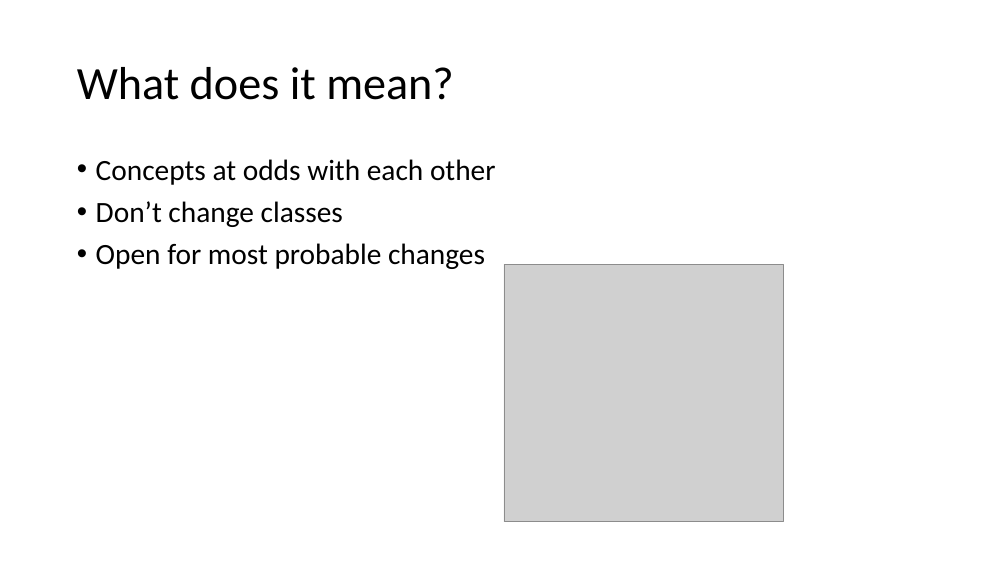
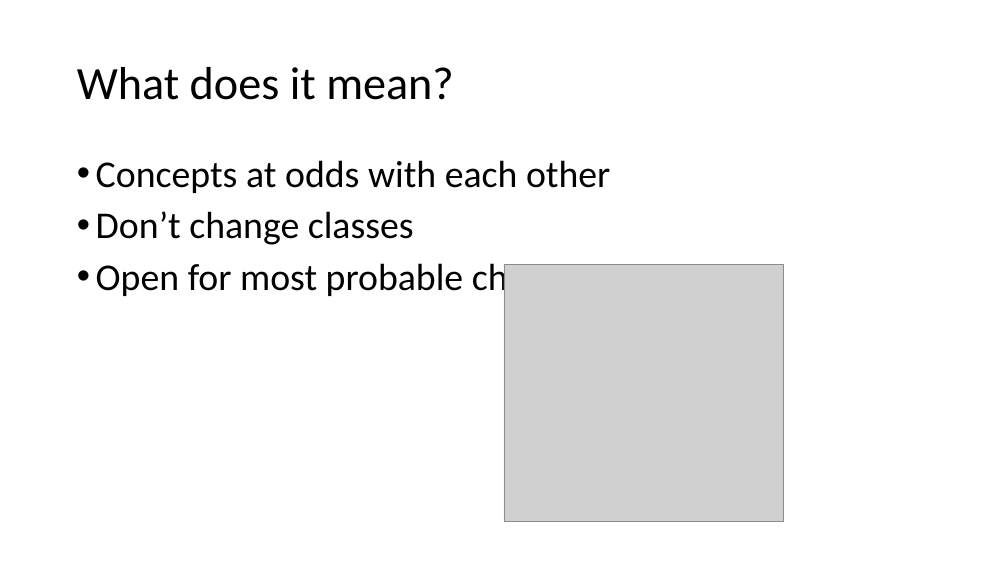
Before and after one commit to PhilipJordan/SOLID, a slide deck: slide 3 of Presentations/OCP Redux.pptx. Drawn at 1008x567 pixels with LibreOffice and Linux fonts; fonts in the diff are those of the drawing; grey boxes stand for pictures; background and template pictures are left out. Boxes give left, top, right and bottom in pixels: in the first picture for what was removed or moved away, otherwise in the second. Text is boxed around its words. In the diff, an @@ line names an element or a change of style, - is before the commit and + after.

```diff
--- a/Presentations/OCP Redux.pptx
+++ b/Presentations/OCP Redux.pptx
@@ text "Concepts at odds with each ..." at (96,160,610,299): size 28 to 36 pt @@
```
Also in this commit, not shown: 9 other slides changed, 1 other file.
